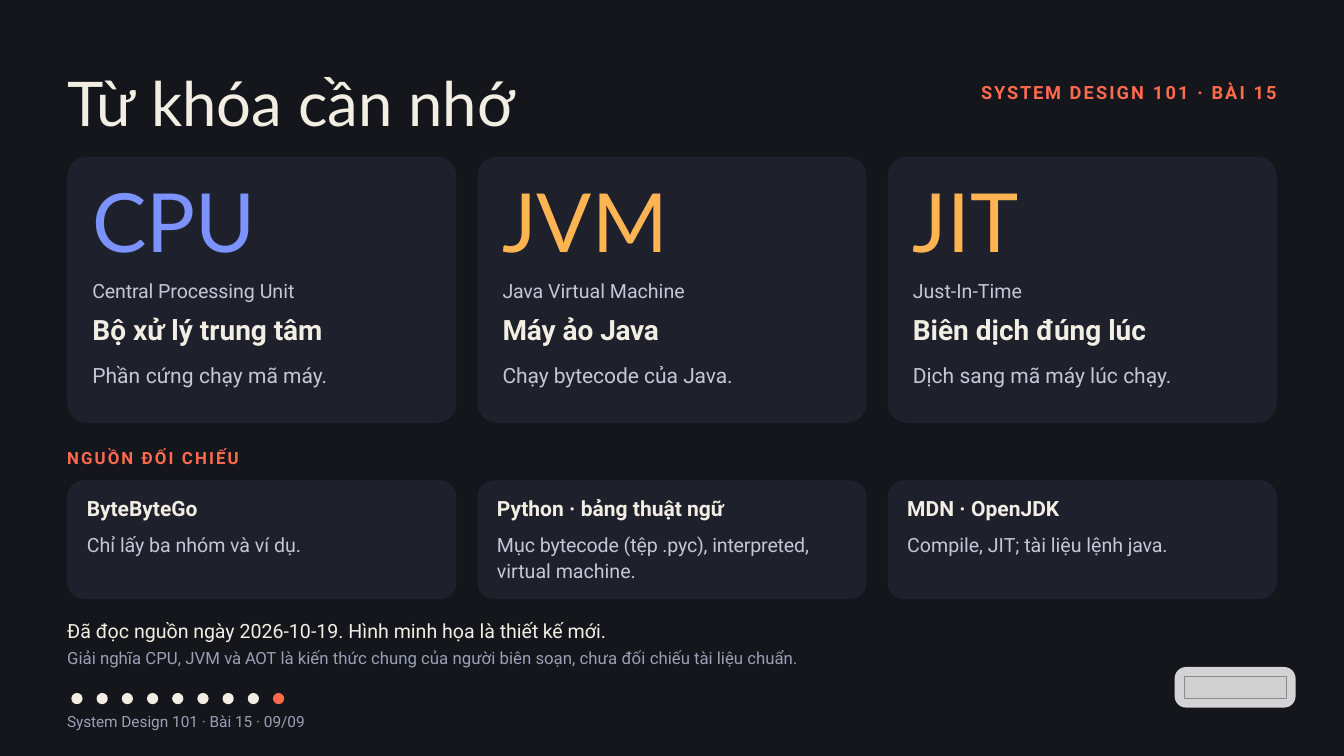
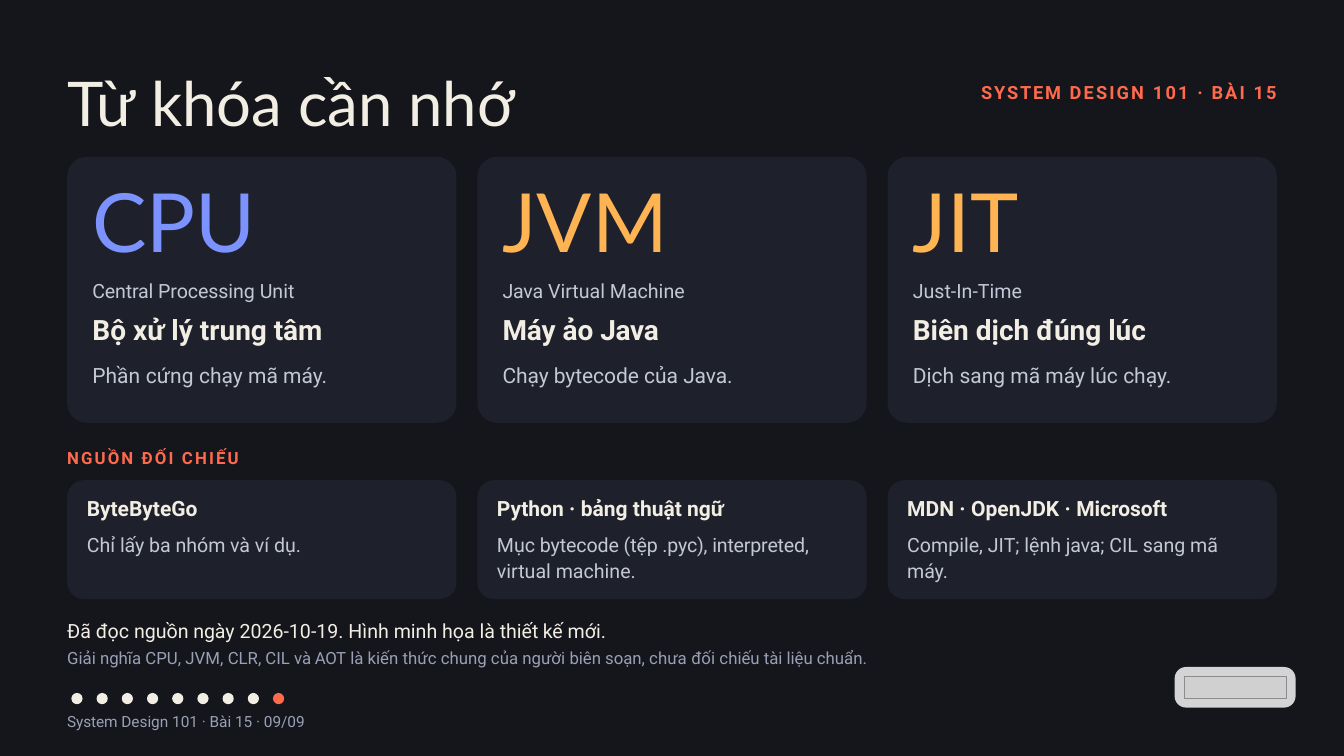
Before and after one commit to vohoailinh90/tool-marketing-studio, a slide deck: slide 9 of system-design-101/vi/lessons/sd-10-015/slides/sd-10-015.pptx. Drawn at 1344x756 pixels with LibreOffice and Linux fonts; fonts in the diff are those of the drawing; grey boxes stand for pictures. Boxes give left, top, right and bottom in pixels: in the first picture for what was removed or moved away, otherwise in the second. Text is boxed around its words. In the diff, an @@ line names an element or a change of style, - is before the commit and + after.

```diff
--- a/system-design-101/vi/lessons/sd-10-015/slides/sd-10-015.pptx
+++ b/system-design-101/vi/lessons/sd-10-015/slides/sd-10-015.pptx
@@ text at (x1=907, y1=500, x2=1167, y2=521): text changed @@
-MDN · OpenJDK
+MDN · OpenJDK · Microsoft
@@ text at (x1=907, y1=537, x2=1218, y2=582): text changed @@
-Compile, JIT; tài liệu lệnh java.
+Compile, JIT; lệnh java; CIL sang mã máy.
@@ text at (x1=67, y1=650, x2=867, y2=668): text changed @@
-Giải nghĩa CPU, JVM và AOT là kiến thức chung của người biên soạn, chưa đối chiếu tài liệu chuẩn.
+Giải nghĩa CPU, JVM, CLR, CIL và AOT là kiến thức chung của người biên soạn, chưa đối chiếu tài liệu chuẩn.
```
